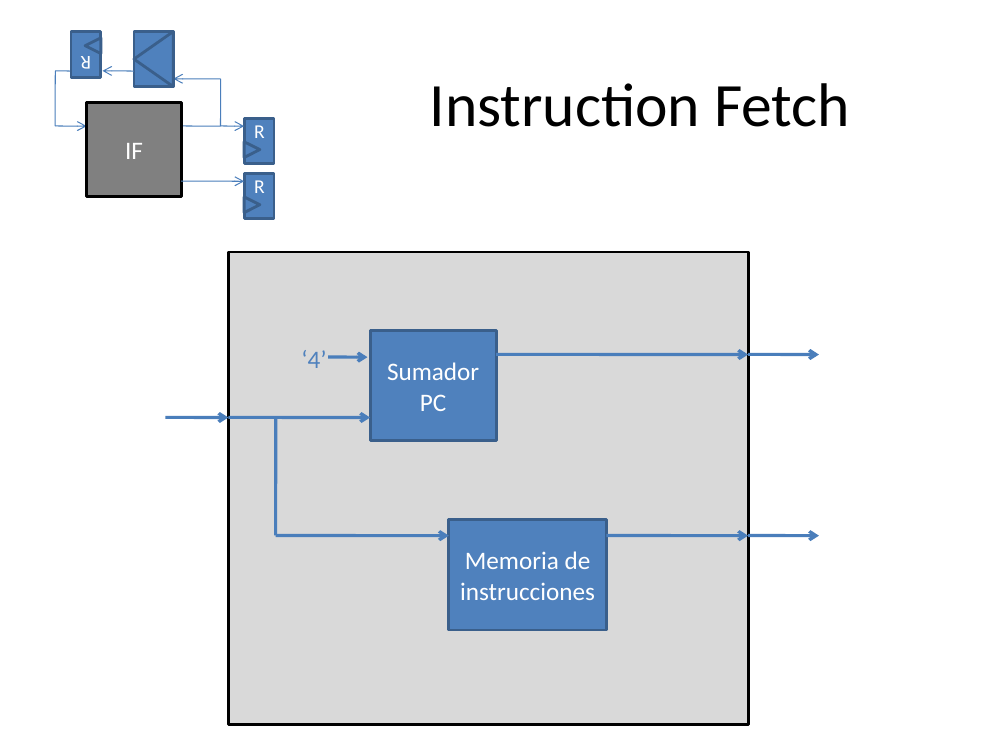
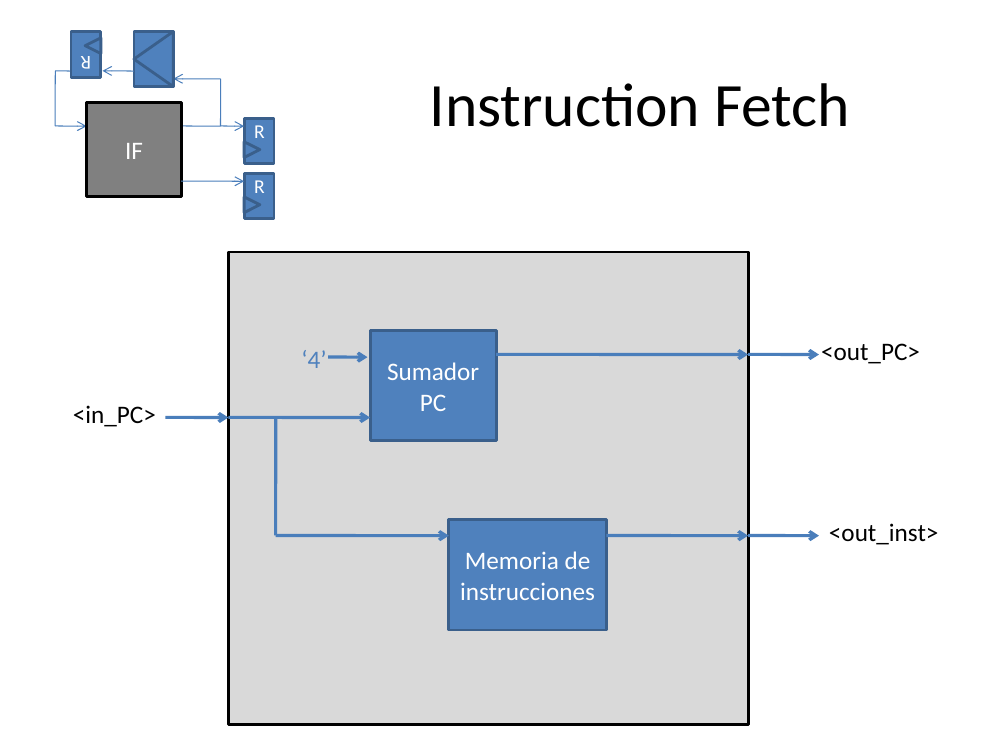
Before and after one commit to Agamb01/TFG, a slide deck: slide 2 of PDFs/Representación Procesador.pptx. Drawn at 1008x756 pixels with LibreOffice and Linux fonts; fonts in the diff are those of the drawing. Boxes give left, top, right and bottom in pixels: in the first picture for what was removed or moved away, otherwise in the second. Text is boxed around its words. In the diff, an @@ line names an element or a change of style, - is before the commit and + after.

```diff
--- a/PDFs/Representación Procesador.pptx
+++ b/PDFs/Representación Procesador.pptx
@@ text added at [821,343,920,364], 18 pt, text #000000 @@
+<out_PC>
@@ text added at [73,405,156,427], 18 pt, text #000000 @@
+<in_PC>
@@ text added at [829,523,939,545], 18 pt, text #000000 @@
+<out_inst>
```
Also in this commit, not shown: 5 other slides changed.
